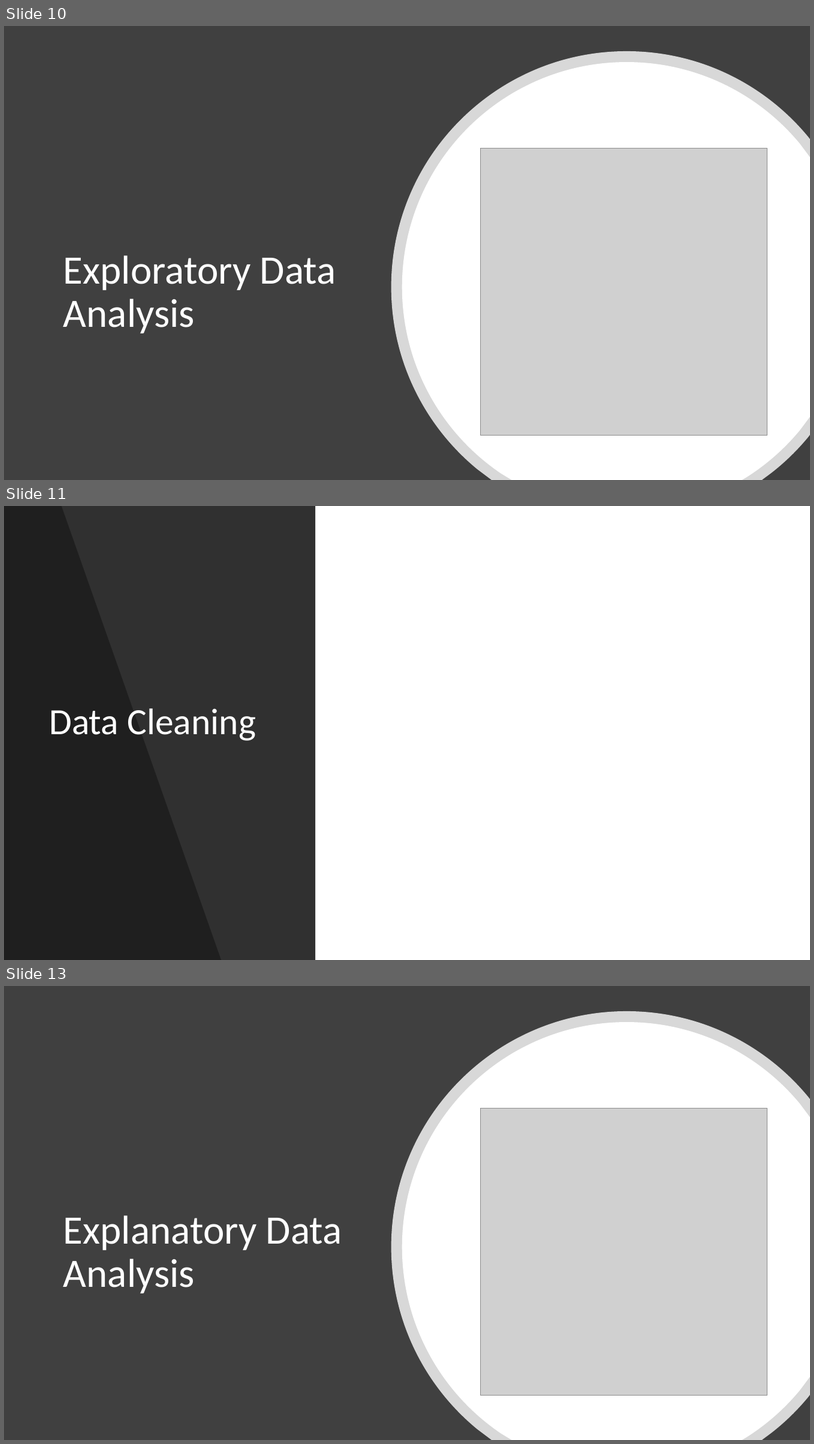
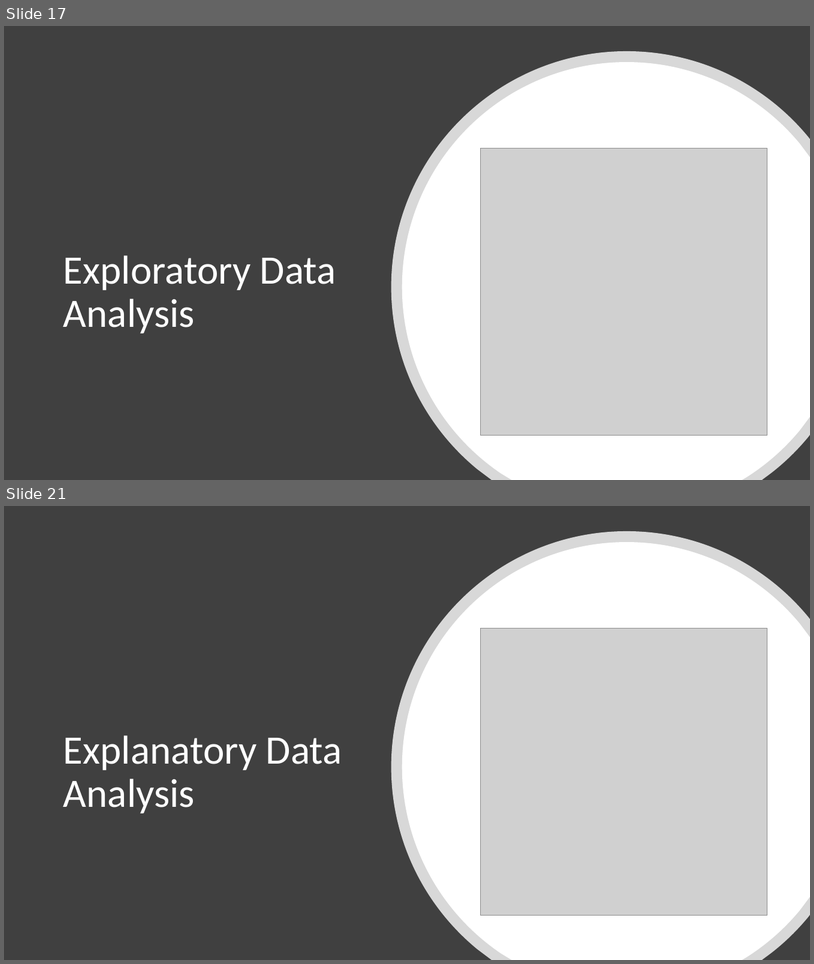
Before and after one commit to Moaaz-Mahmoud/Third-Year-Electrical-Testing-3A, a slide deck: projects-for-the-practical-exam/house-pricing/presentation.pptx. Shown one above the other, each under a label of ours: slides 10, 11 and 13 before the commit, slides 17 and 21 after it; the slides between them are not shown. The pictures are 814x1444 and 814x964 pixels, drawn with LibreOffice and Linux fonts; fonts in the diff are those of the drawing; grey boxes stand for pictures. Boxes give left, top, right and bottom in pixels: in the first picture for what was removed or moved away, otherwise in the second. Text is boxed around its words. In the diff, an @@ line names an element or a change of style, - is before the commit and + after.

```diff
--- a/projects-for-the-practical-exam/house-pricing/presentation.pptx
+++ b/projects-for-the-practical-exam/house-pricing/presentation.pptx
@@ slide 11 removed at box(4, 506, 810, 960), background #FFFFFF @@
@@ rectangle removed at box(4, 506, 315, 960) @@
@@ freeform shape removed at box(4, 506, 221, 960) @@
@@ title removed at box(49, 708, 256, 741) @@
-Data Cleaning
@@ what was slide 10 is now slide 17 @@
@@ what was slide 13 is now slide 21 @@
```
Also in this commit, not shown: 6 slides changed, 10 slides added, 1 other slide removed, 32 other files.
